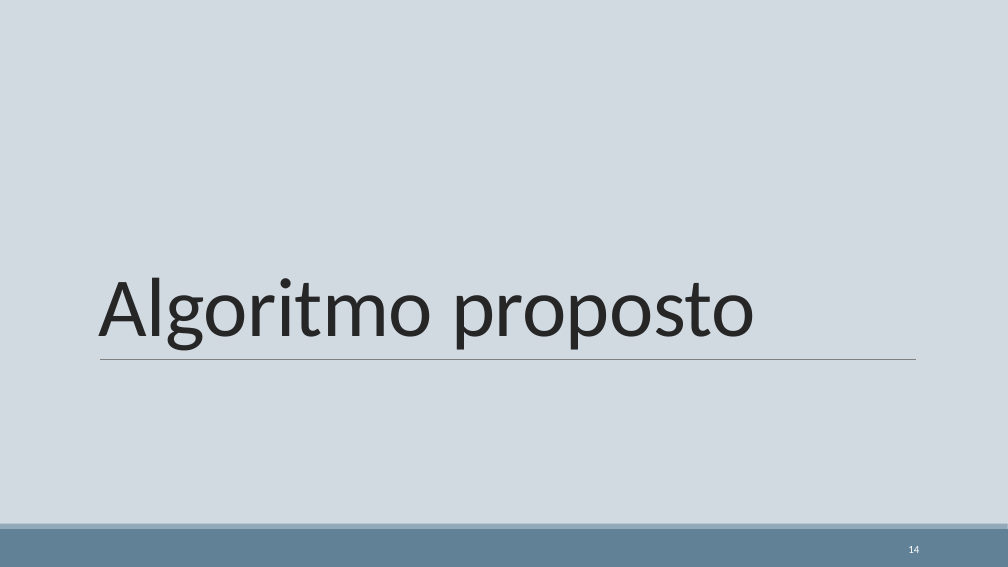
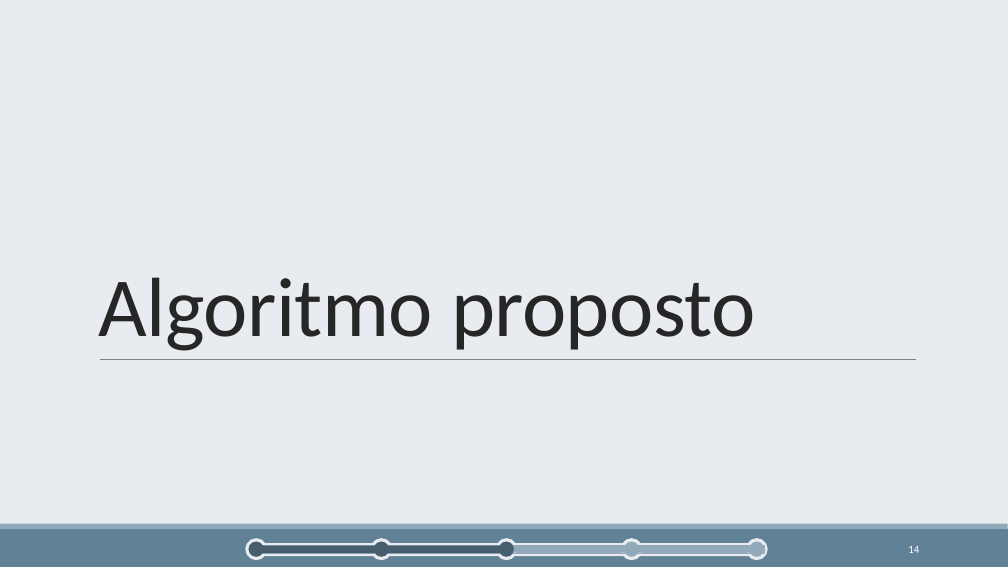
Before and after one commit to cmbhjv/TCC-Latex, a slide deck: slide 14 of TCC-Pres/Seleção Incremental de Variáveis utilizando Preditores Lineares e.pptx. Drawn at 1008x567 pixels with LibreOffice and Linux fonts; fonts in the diff are those of the drawing. Boxes give left, top, right and bottom in pixels: in the first picture for what was removed or moved away, otherwise in the second. Text is boxed around its words. In the diff, an @@ line names an element or a change of style, - is before the commit and + after.

```diff
--- a/TCC-Pres/Seleção Incremental de Variáveis utilizando Preditores Lineares e.pptx
+++ b/TCC-Pres/Seleção Incremental de Variáveis utilizando Preditores Lineares e.pptx
@@ background #D1D9E1 to #E8ECF0 @@
@@ ellipse added at (249, 541, 264, 557), fill #465E6E @@
@@ group added at (247, 540, 767, 559): 5 ellipses, 1 rounded rectangle, 1 rectangle @@
@@ rectangle added at (260, 546, 386, 554), fill #465E6E @@
@@ ellipse added at (371, 544, 381, 554), fill #465E6E @@
@@ ellipse added at (374, 541, 389, 557), fill #465E6E @@
@@ rectangle added at (385, 546, 511, 554), fill #465E6E @@
@@ ellipse added at (499, 541, 514, 557), fill #465E6E @@
```
Also in this commit, not shown: 15 other slides changed, 2 slides added, 1 slide removed.
